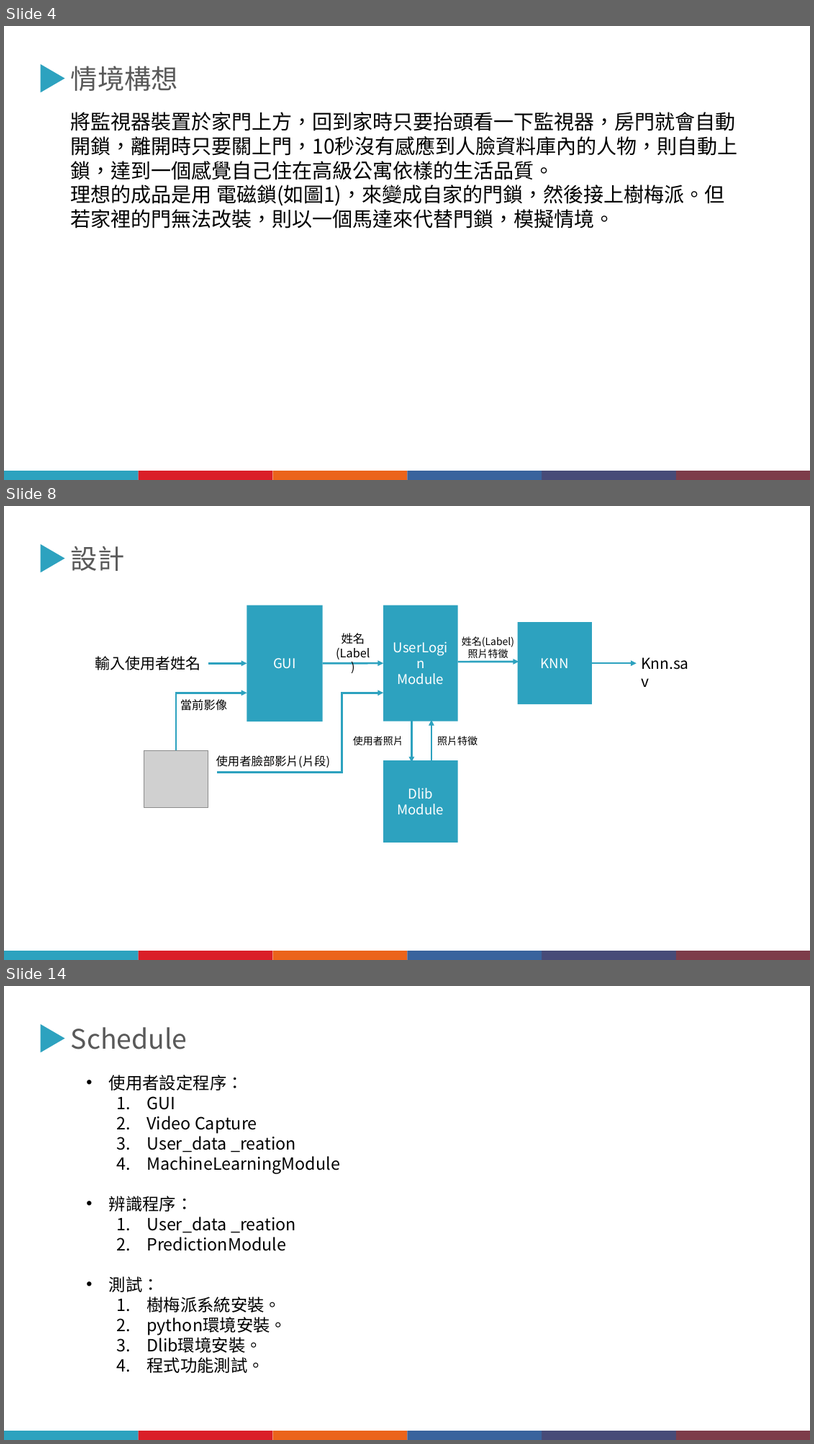
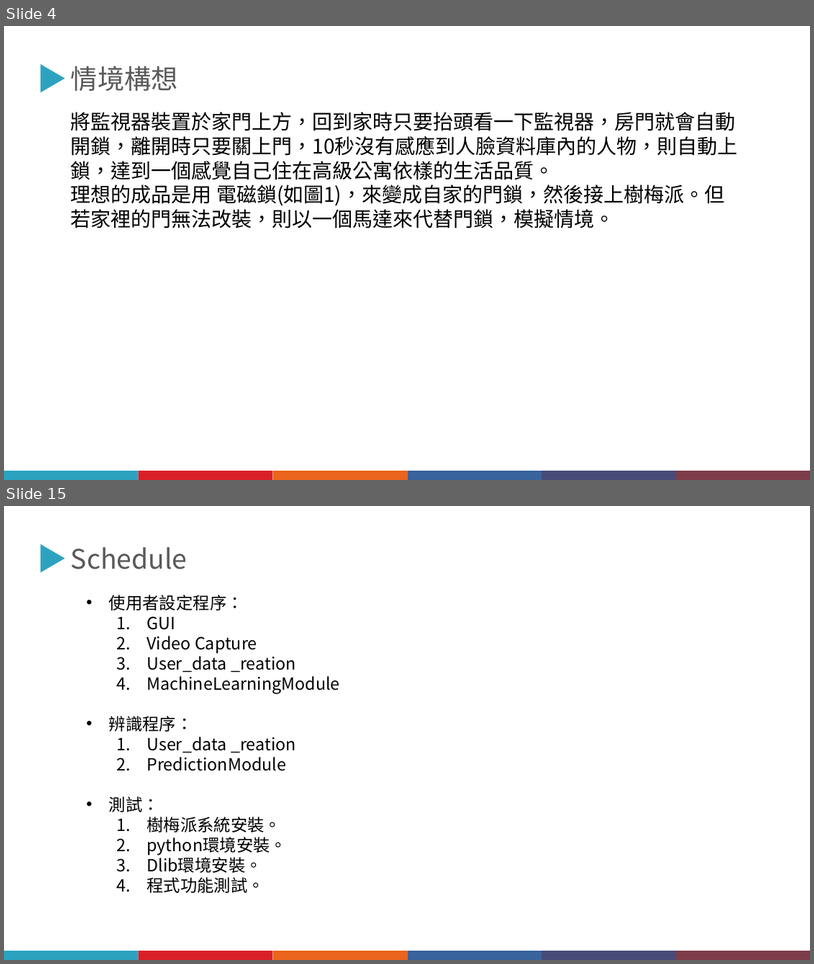
Before and after one commit to JiangXiu01/1091-EmbeddedImageProcessing, a slide deck: 期中報告/1092嵌入式影像_期中報告202105211327.pptx. Shown one above the other, each under a label of ours: slides 4, 8 and 14 before the commit, slides 4 and 15 after it; the slides between them are not shown. The pictures are 814x1444 and 814x964 pixels, drawn with LibreOffice and Linux fonts; fonts in the diff are those of the drawing; grey boxes stand for pictures. Boxes give left, top, right and bottom in pixels: in the first picture for what was removed or moved away, otherwise in the second. Text is boxed around its words. In the diff, an @@ line names an element or a change of style, - is before the commit and + after.

```diff
--- a/期中報告/1092嵌入式影像_期中報告202105211327.pptx
+++ b/期中報告/1092嵌入式影像_期中報告202105211327.pptx
@@ slide 8 removed at [4, 506, 810, 960], background #FFFFFF @@
@@ triangle removed at [41, 544, 64, 572] @@
@@ text removed at [71, 546, 125, 571] @@
-設計
@@ group removed at [95, 605, 689, 842]: 8 texts, 6 arrows, 4 rectangles, 2 elbow arrows, 1 picture @@
-GUI
-輸入使用者姓名
-UserLogin
-Module
-姓名
-(Label)
-Dlib
-Module
-使用者臉部影片(片段)
-使用者照片
-KNN
-照片特徵
-Knn.sav
-姓名(Label)
-照片特徵
-當前影像
@@ group removed at [4, 951, 810, 960]: 6 rectangles @@
@@ what was slide 14 is now slide 15 @@
```
Also in this commit, not shown: 9 slides changed, 4 slides added, 2 other slides removed.
